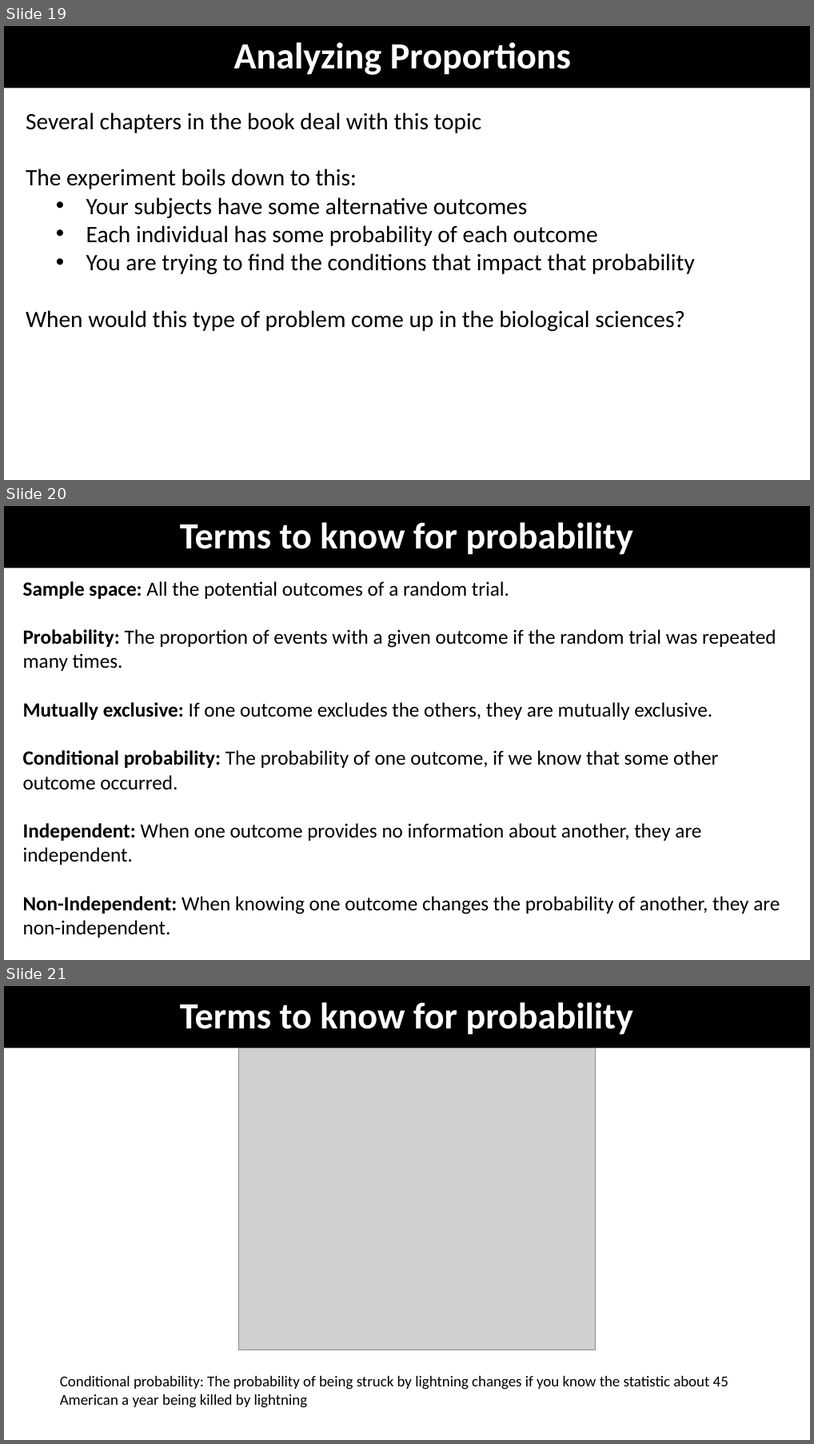
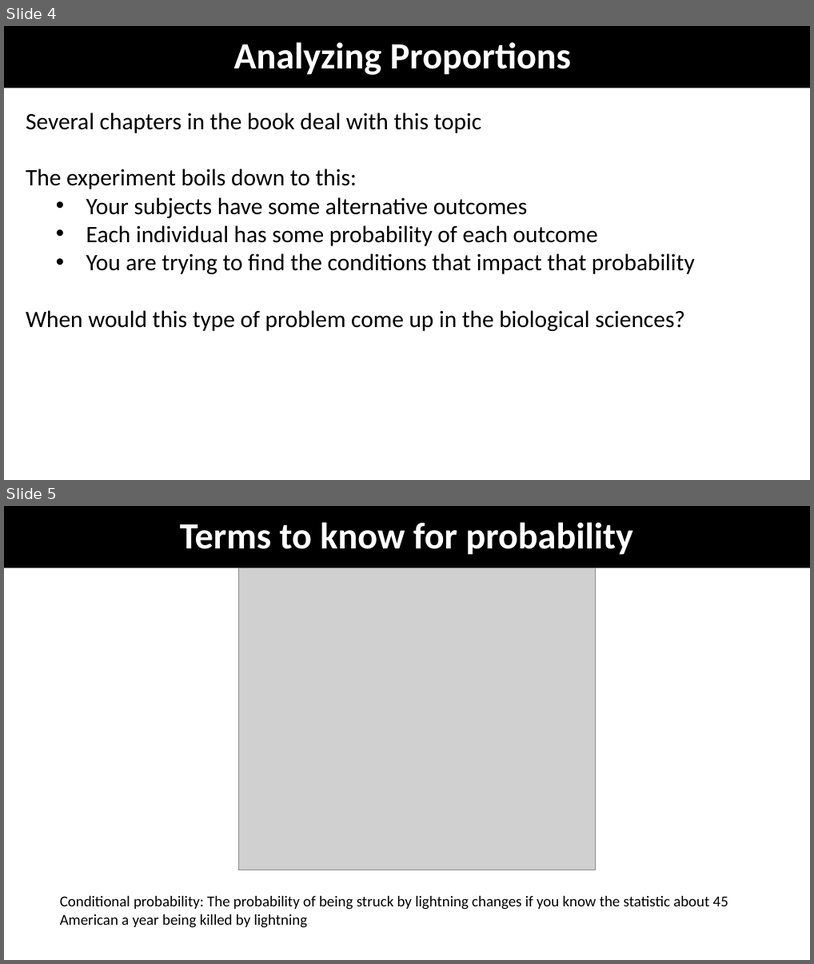
Before and after one commit to coleoguy/coleoguy.github.io, a slide deck: teaching/expdes/old/lectures/week4.pptx. Shown one above the other, each under a label of ours: slides 19, 20 and 21 before the commit, slides 4 and 5 after it. The pictures are 814x1444 and 814x964 pixels, drawn with LibreOffice and Linux fonts; fonts in the diff are those of the drawing; grey boxes stand for pictures. Boxes give left, top, right and bottom in pixels: in the first picture for what was removed or moved away, otherwise in the second. Text is boxed around its words. In the diff, an @@ line names an element or a change of style, - is before the commit and + after.

```diff
--- a/teaching/expdes/old/lectures/week4.pptx
+++ b/teaching/expdes/old/lectures/week4.pptx
@@ slide 20 removed at <box>4,506,810,960</box>, background #FFFFFF @@
@@ title removed at <box>4,506,810,568</box> @@
-Terms to know for probability
@@ text removed at <box>23,581,780,937</box> @@
-Sample space: All the potential outcomes of a random trial.
-Probability: The proportion of events with a given outcome if the random trial was repeated many times.
-Mutually exclusive: If one outcome excludes the others, they are mutually exclusive.
-Conditional probability: The probability of one outcome, if we know that some other outcome occurred.
-Independent: When one outcome provides no information about another, they are independent.
-Non-Independent: When knowing one outcome changes the probability of another, they are non-independent.
@@ what was slide 19 is now slide 4 @@
@@ what was slide 21 is now slide 5 @@
```
Also in this commit, not shown: 18 other slides removed, 9 other files.
